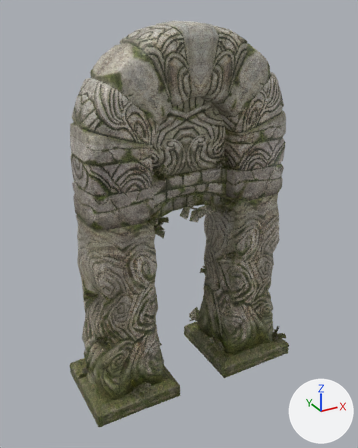
What one commit did to the FBX model Assets/Meshes/Map/Portal/Portal.fbx.
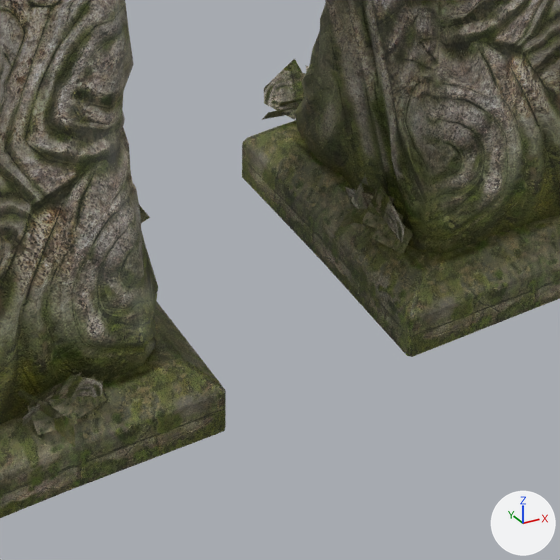
Each version is shown whole from a 50 mm lens placed at (-3.29, -5.87, 5.5), pointed at (-0.03, 0.06, 2.53), then close up on the part from 35% to 73% of the width and 65% to 95% of the height. Arrows for +X, +Y and +Z are at lower right; the lights stay in place. The close-ups show mesh edges as thin lines.

In view in the first close-up: 'LV_WarriorKing_Object_Portal_SM_NWCTCY'.
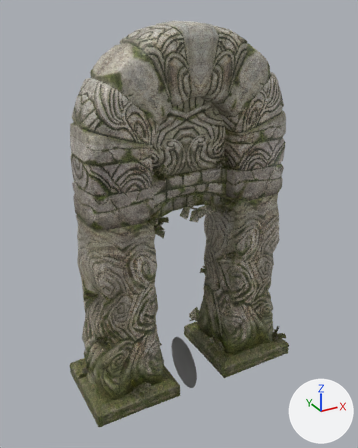
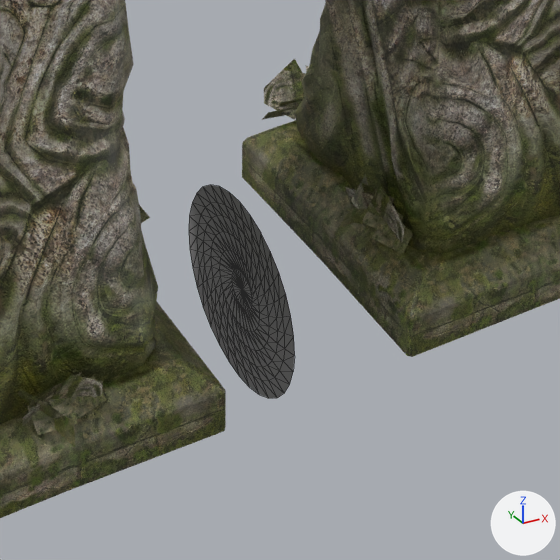
Where the newer file only moved an object's origin or applied its transform, the numbers keep the older frame.

What differs and where, as boxes [x1, y1, x2, y2] in the close-ups (560 x 560 px):
```json
{"object": "FX_Portal_001_SM_PHS", "change": "added", "after": [189, 185, 295, 398]}
```

Edits to the scene script, one JSON object a line:
```json
{"op": "add", "block": "mat_worldgridmaterial", "code": ["mat_worldgridmaterial = principled_material('WorldGridMaterial')", "mat_worldgridmaterial.base_color = (0.3, 0.3, 0.3)  # grey #959595", "mat_worldgridmaterial.metallic = 0.1"]}
{"op": "add", "block": "me_fx_portal_001_sm_phs_001", "code": ["me_fx_portal_001_sm_phs_001 = bpy.data.meshes.new('FX_Portal_001_SM_PHS.001')", "me_fx_portal_001_sm_phs_001.from_pydata(...)  # 193 vertices, 352 faces; spans x 0.022..0.037, y -0.436..0.436, z -0.436..0.436", "me_fx_portal_001_sm_phs_001.materials.append(mat_worldgridmaterial)  # grey #959595"]}
{"op": "add", "block": "ob_fx_portal_001_sm_phs", "code": ["ob_fx_portal_001_sm_phs = bpy.data.objects.new('FX_Portal_001_SM_PHS', me_fx_portal_001_sm_phs_001)", "ob_fx_portal_001_sm_phs.location = (0.0, 0.0, 0.0)"]}
```
